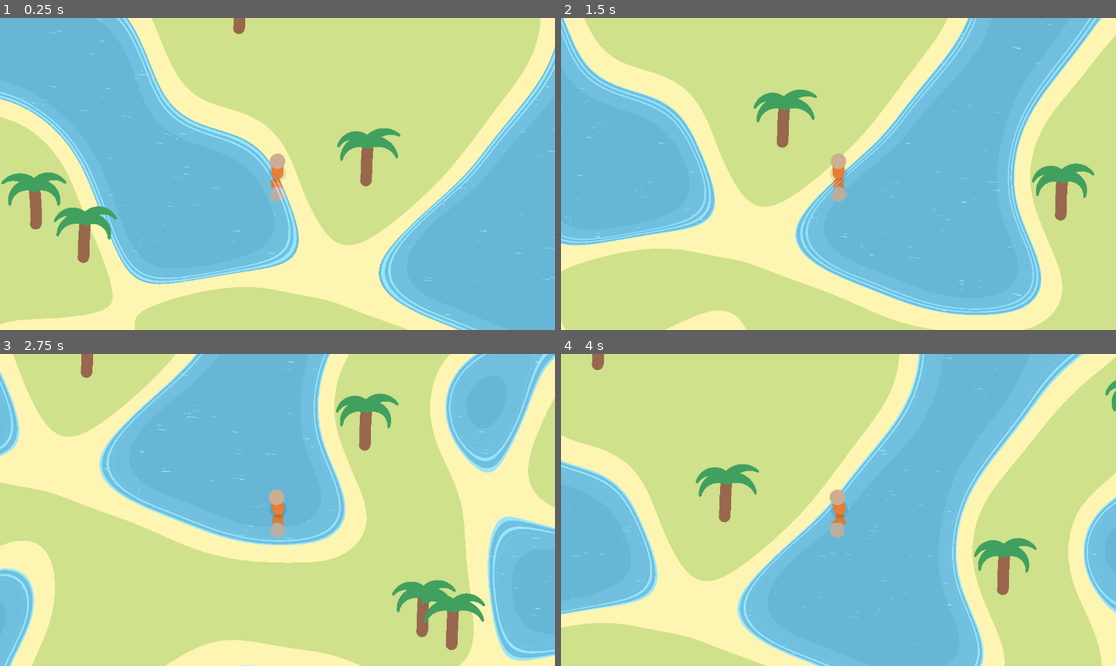
Above: before the commit, frames 1-4 (two rows, left to right).
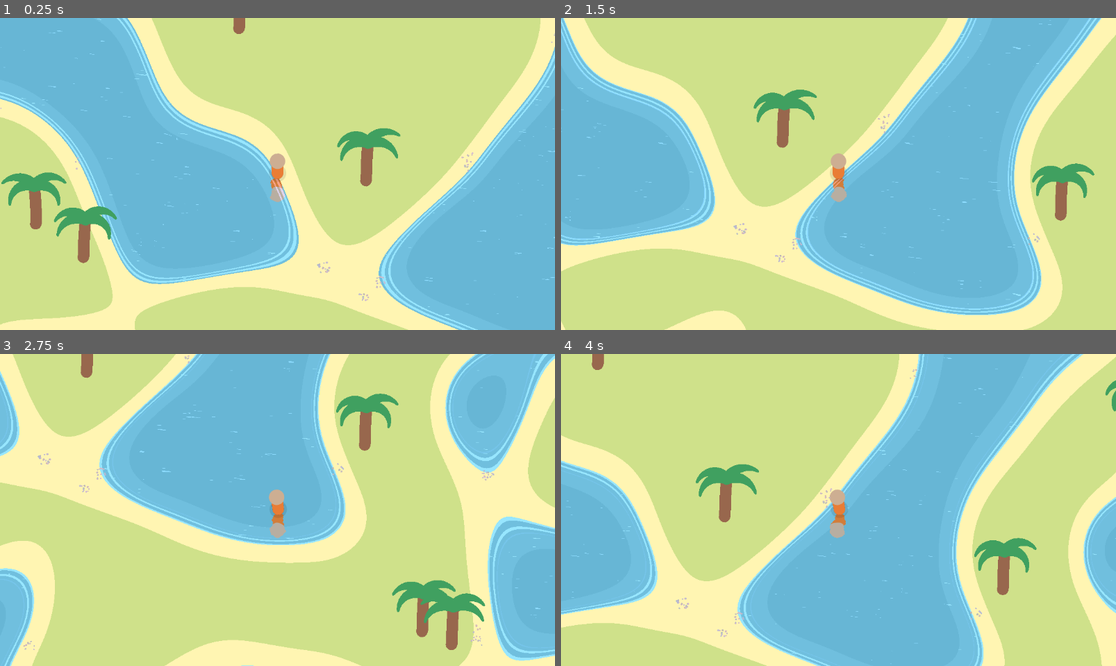
Above: after the commit, the same moments.

Repository: illogicalapple/archipelinaut-2
Game: Godot game, scene res://scenes/main.tscn
The game is run twice, just before and just after one commit, with the same random seed, the same clock (stepped at 60 frames per second) and the same inputs. The engine's default icon, where the game draws it, is replaced by a stand-in: a white triangle on a blue panel in a dark square.
Inputs:
- Up to frame 1 (0.25 s): no input
- Up to frame 2 (1.5 s): hold D (move_right) 0.53-1.28 s; hold S (move_down) from 1.28 s (still down)
- Up to frame 3 (2.75 s): release S (move_down) at 2.03 s; hold D (move_right) from 2.03 s (still down)
- Up to frame 4 (4 s): release D (move_right) at 2.78 s; hold W (move_up) 2.78-3.53 s; hold A (move_left) from 3.53 s (still down)

The runs differ from the first frame. In frame 1, less than 0.1% of the frame differs, in the area x 0-100%, y 4-91%; in frame 2, less than 0.1%; in frame 3, 0.1%, in the area x 4-90%, y 0-95%; in frame 4, 0.1%.

Commit message:
Added pebbles spawning on beaches

Diff:
--- a/scenes/components/objects/pebbles/pebbles.gdshader
+++ b/scenes/components/objects/pebbles/pebbles.gdshader
@@ -8,16 +8,16 @@
 
 uniform float seed = 0;
 
-uniform vec3 base_color : source_color = vec3(0.8);
-uniform vec3 color_variation : source_color = vec3(0.1, 0.1, 0);
+uniform vec3 base_color : source_color = vec3(0.712);
+uniform vec3 color_variation : source_color = vec3(0.133, 0.043, 0.125);
 
-uniform float pile_radius = 0.9;
+uniform float pile_radius = 0.82;
 uniform float max_pebbles = 19.;
 
-uniform float base_scale = .2;
-uniform float scale_variation = 0.01;
+uniform float base_scale = 0.09;
+uniform float scale_variation = 0.06;
 
-uniform float squish_variation = 0.8;
+uniform float squish_variation = 0.295;
 uniform float rotation_variation = 3.1416;
 
 
--- a/scenes/components/objects/pebbles/pebbles.tscn
+++ b/scenes/components/objects/pebbles/pebbles.tscn
@@ -3,6 +3,7 @@
 [ext_resource type="Texture2D" uid="uid://4pedog70rlh6" path="res://icon.png" id="1_kyfqy"]
 
 [node name="Pebbles" type="Sprite2D"]
+z_index = 1
 position = Vector2(13, -9)
 scale = Vector2(0.25, 0.25)
 texture = ExtResource("1_kyfqy")
--- a/scenes/components/objects/tree/tree.tscn
+++ b/scenes/components/objects/tree/tree.tscn
@@ -1,7 +1,6 @@
 [gd_scene load_steps=3 format=3 uid="uid://dvdqi36ijllx7"]
 
 [ext_resource type="Script" path="res://scenes/components/objects/tree/tree.gd" id="1_0v6jk"]
-
 
 [sub_resource type="Curve" id="Curve_eemsi"]
 _data = [Vector2(0, 1), 0.0, -0.284715, 0, 0, Vector2(0.231579, 0.934066), 0.0, 0.0, 0, 0, Vector2(1, 0.208791), -0.943851, 0.0, 1, 0]
--- a/scenes/components/player/player.tscn
+++ b/scenes/components/player/player.tscn
@@ -93,20 +93,20 @@
 tree_root = SubResource("AnimationNodeBlendTree_vdc15")
 anim_player = NodePath("../AnimationPlayer")
 parameters/current_length = 0.4
-parameters/current_position = 0.059793
-parameters/current_delta = 0.0166667
+parameters/current_position = 0.324541
+parameters/current_delta = 0.00833333
 parameters/idle/current_length = 1.0
 parameters/idle/current_position = 0.0
 parameters/idle/current_delta = 0.0
 parameters/output/current_length = 0.4
-parameters/output/current_position = 0.059793
-parameters/output/current_delta = 0.0166667
+parameters/output/current_position = 0.324541
+parameters/output/current_delta = 0.00833333
 parameters/walk/current_length = 0.4
-parameters/walk/current_position = 0.059793
-parameters/walk/current_delta = 0.0166667
+parameters/walk/current_position = 0.324541
+parameters/walk/current_delta = 0.00833333
 parameters/walk_idle/current_length = 0.4
-parameters/walk_idle/current_position = 0.059793
-parameters/walk_idle/current_delta = 0.0166667
+parameters/walk_idle/current_position = 0.324541
+parameters/walk_idle/current_delta = 0.00833333
 parameters/walk_idle/blend_amount = 0.0
 
 [node name="Reflection2D" type="Node2D" parent="." node_paths=PackedStringArray("reflection_sprite")]
--- a/scenes/components/terrain/chunk.gd
+++ b/scenes/components/terrain/chunk.gd
@@ -4,10 +4,34 @@
 @export var target: Node2D
 @export var plant = preload("res://scenes/components/objects/tree/tree.tscn")
 @export var pebbles = preload("res://scenes/components/objects/pebbles/pebbles.tscn")
+@export var pebbles_mat = preload("res://scenes/components/objects/pebbles/pebbles_material.tres")
 var collision_image: Image
 
 func _ready():
 	texture.noise.seed = seed
+
+
+func spawn_pebbles():
+	var noise_image = %ColSprite.texture.get_image()
+
+	randomize()
+	for i in range(3):
+		var pos
+		var n = 0.
+
+		while n < 0.45 or n > 0.55:
+			pos = Vector2(randf_range(0, 512), randf_range(0, 512))
+			n = noise_image.get_pixelv(pos).r
+
+		var pebbles_i = pebbles.instantiate()
+		pebbles_i.position = pos - Vector2(256, 256)
+
+		pebbles_i.material = ShaderMaterial.new()
+		pebbles_i.material.shader = preload("res://scenes/components/objects/pebbles/pebbles.gdshader")
+		pebbles_i.material.set_shader_parameter("seed", randf())
+
+		add_child(pebbles_i)
+
 
 func spawn_plants(image: Image, plant_scene: PackedScene, plants_to_add: int):
 	if plants_to_add == 0: return
@@ -40,6 +64,7 @@
 	await RenderingServer.frame_post_draw
 	collision_image = $CollisionGeneration.get_texture().get_image()
 	spawn_plants(collision_image, plant, randi_range(0, 2))
+	spawn_pebbles()
 
 	for polygon in image_to_polygons(collision_image):
 		var region = NavigationRegion2D.new()
